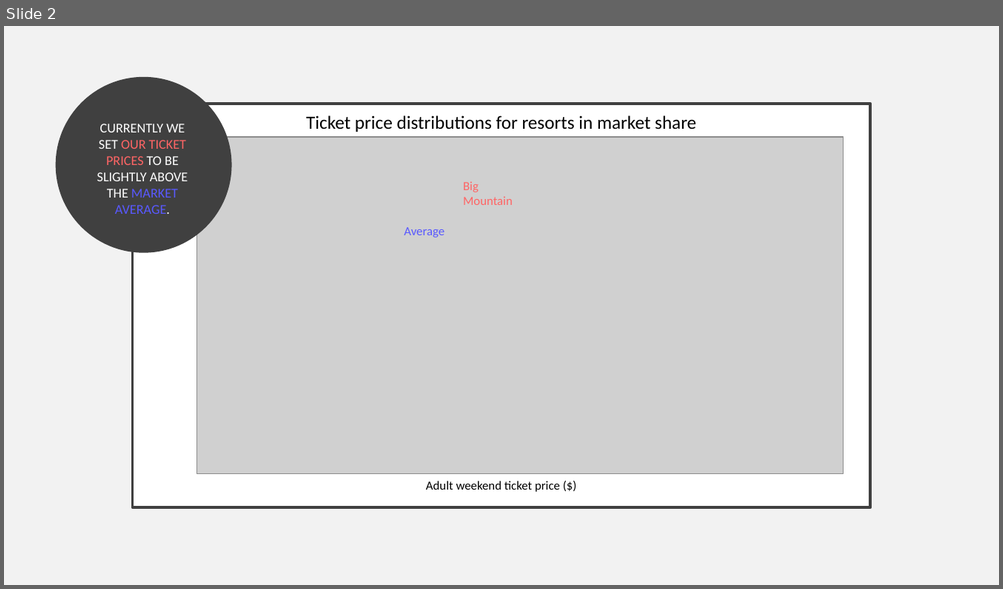
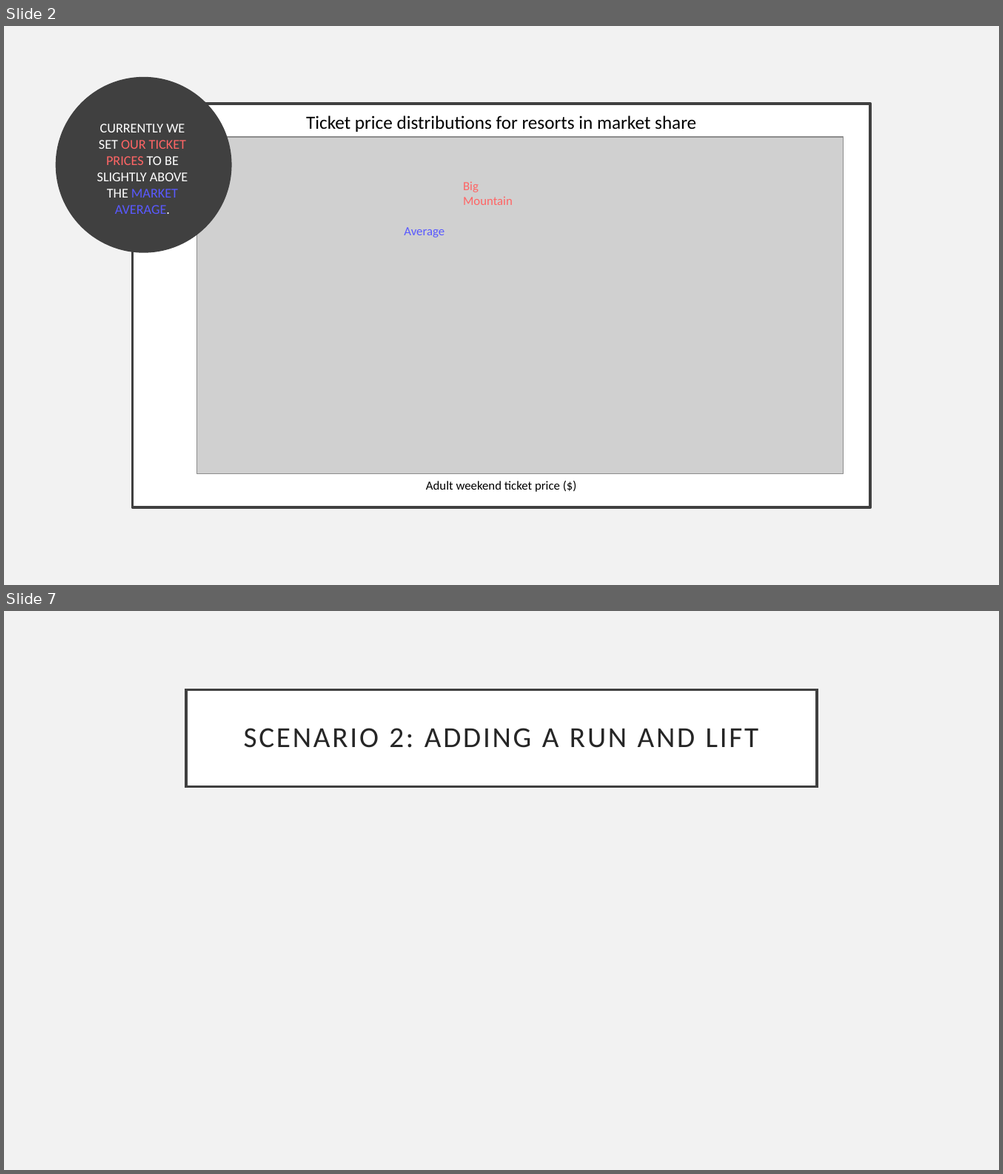
Before and after one commit to smanavi/DataScienceGuidedCapstone, a slide deck: Guided Capstone Slide Deck.pptx. Shown one above the other, each under a label of ours: slide 2 before the commit, slides 2 and 7 after it; the slides between them are not shown. The pictures are 1003x589 and 1003x1174 pixels, drawn with LibreOffice and Linux fonts; fonts in the diff are those of the drawing; grey boxes stand for pictures. Boxes give left, top, right and bottom in pixels: in the first picture for what was removed or moved away, otherwise in the second. Text is boxed around its words. In the diff, an @@ line names an element or a change of style, - is before the commit and + after.

```diff
--- a/Guided Capstone Slide Deck.pptx
+++ b/Guided Capstone Slide Deck.pptx
@@ slide 7 added at (x1=4, y1=611, x2=999, y2=1170), background #F2F2F2 @@
@@ title added at (x1=186, y1=689, x2=817, y2=786), fill #FFFFFF, outline #404040 2.5 pt, 28 pt, text #262626 @@
+SCENARIO 2: ADDING A RUN AND LIFT
```
Also in this commit, not shown: 3 slides changed, 4 other slides added, 3 other files.
